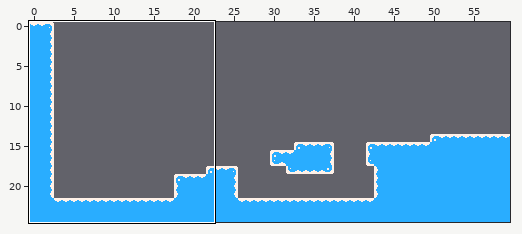
Tiled map (JSON), stored at res/maps/start.json. Above: a wide view before the commit, with the close-up outlined.
Close-up. First the earlier version:
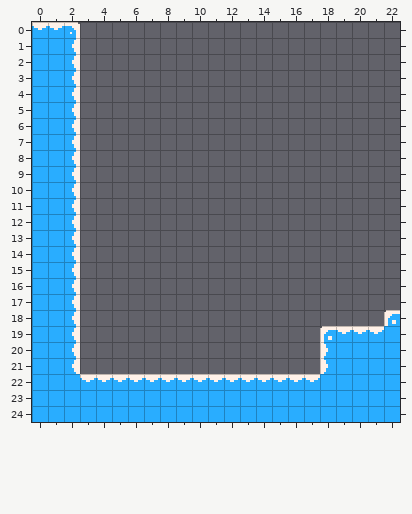
Cells are 8x8 px. Shown: x 0..22, y 0..24.
After the commit:
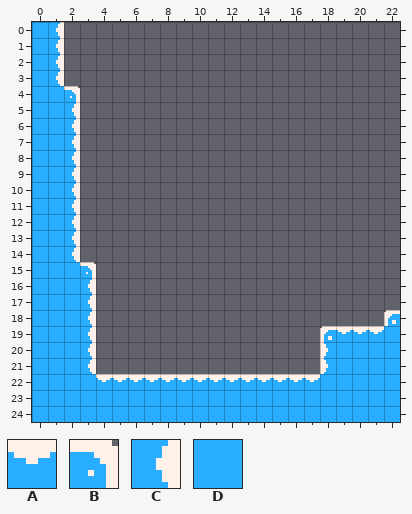
Key: from "tileset": A 1, B 2, C 7, D 8.
_ is an empty cell, . an unchanged one.
The edit:
--- layer "map"
@@ x 0..2 @@
- 0 AAB
- 1 .DC
- 2 .DC
- 3 .DC
- 4 ..C
+ 0 DC_
+ 1 .C_
+ 2 .C_
+ 3 .C_
+ 4 ..B
@@ x 2..3 @@
-15 C_
-16 C_
-17 C_
-18 C_
-19 C_
-20 C_
-21 C_
-22 .A
+15 DB
+16 DC
+17 DC
+18 DC
+19 DC
+20 DC
+21 DC
+22 .D
